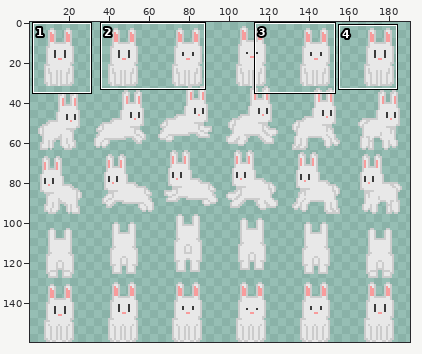
Edited in one commit: sprite sheet (res/bunny.png). The picture above shows the old version from afar; the outline marks the close-up.
Close-up. As it was:
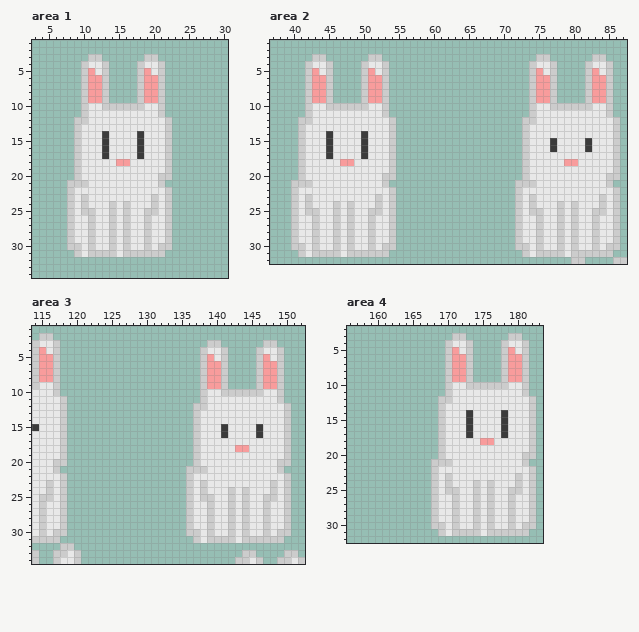
The file is 192x160 pixels. Colours within 5 levels of each other are drawn and written as one. Shown: area 1: x 3..30, y 1..34; area 2: x 37..87, y 1..32; area 3: x 114..152, y 1..34; area 4: x 156..183, y 2..32. The wide view leaves out empty margins.
The result:
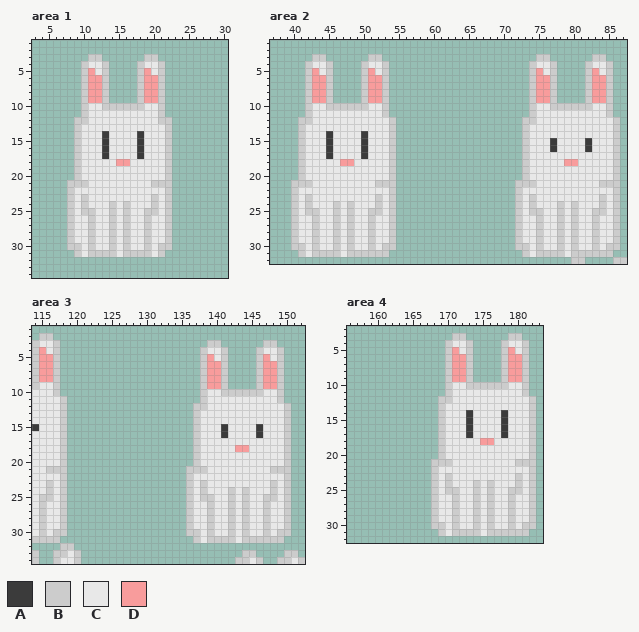
Palette (. is transparent): A #3b3b3b  B #cccccc  C #e8e8e8  D #f89c9c
What changed:
--- area 1
@@ x 19..23 @@
 11 CCB..
-12 CCCB.
+12 CCBB.
 13 CCCB.
@@ x 18..24 @@
 19 CCCCB..
-20 CCCBB..
-21 CCCB...
+20 CCCCB..
+21 CCBBB..
 22 CCCCB..
@@ x 18..22 @@
 30 CBCBB
-31 BBBB.
+31 BBCB.
 32 .....
--- area 2
@@ x 37..87 @@
 19 ....BCCCCCCCCCCCCB..................BCCCCCCCCCCCCB.
-20 ....BCCCCCCCCCCCBB..................BCCCCCCCCCCCBB.
-21 ...BBBCCCCCCCCCCB..................BBBCCCCCCCCCCB..
+20 ....BCCCCCCCCCCCCB..................BCCCCCCCCCCCCB.
+21 ...BBBCCCCCCCCCBBB.................BBBCCCCCCCCCBBB.
 22 ...BCCCCCCCCCCCCCB.................BCCCCCCCCCCCCCB.
--- area 3
@@ x 114..152 @@
 19 CCCCB..................BCCCCCCCCCCCCB..
-20 CCCBB..................BCCCCCCCCCCCBB..
-21 CCCB..................BBBCCCCCCCCCCB...
+20 CCCCB..................BCCCCCCCCCCCCB..
+21 CCBBB.................BBBCCCCCCCCCBBB..
 22 CCCCB.................BCCCCCCCCCCCCCB..
--- area 4
@@ x 178..183 @@
 19 CCCCB.
-20 CCCBB.
-21 CCCB..
+20 CCCCB.
+21 CCBBB.
 22 CCCCB.
Where, in picture pixels (left, top, right, bottom), the same in both close-ups:
changed: (158, 117, 165, 124)
changed: (151, 173, 172, 187)
changed: (151, 250, 158, 257)
changed: (375, 173, 396, 187)
changed: (599, 173, 620, 187)
changed: (46, 459, 67, 473)
changed: (270, 459, 291, 473)
changed: (515, 452, 536, 466)
